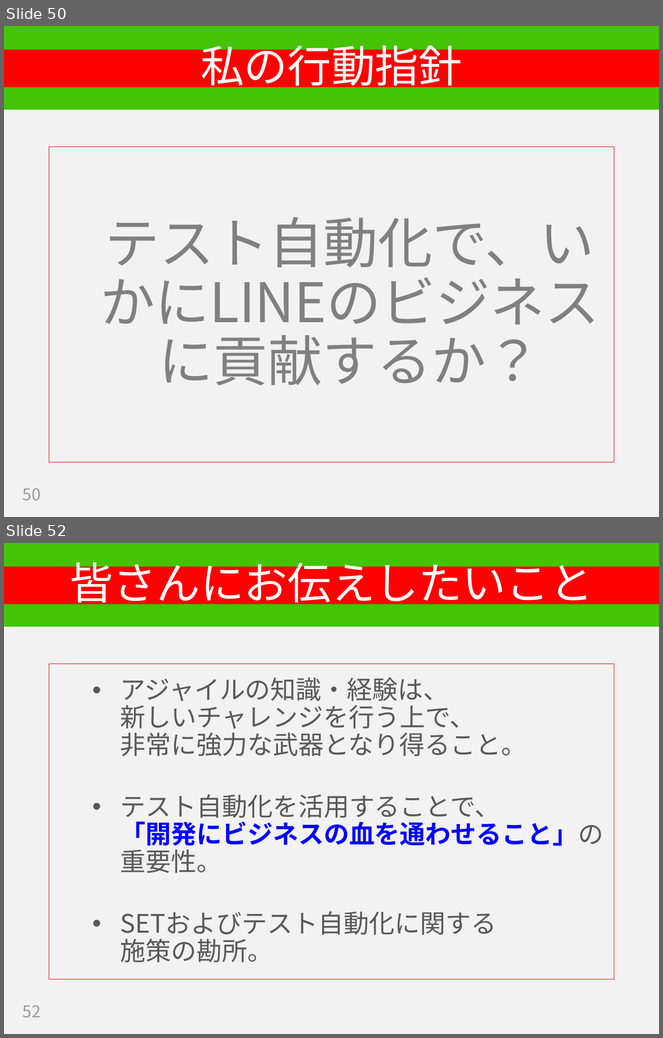
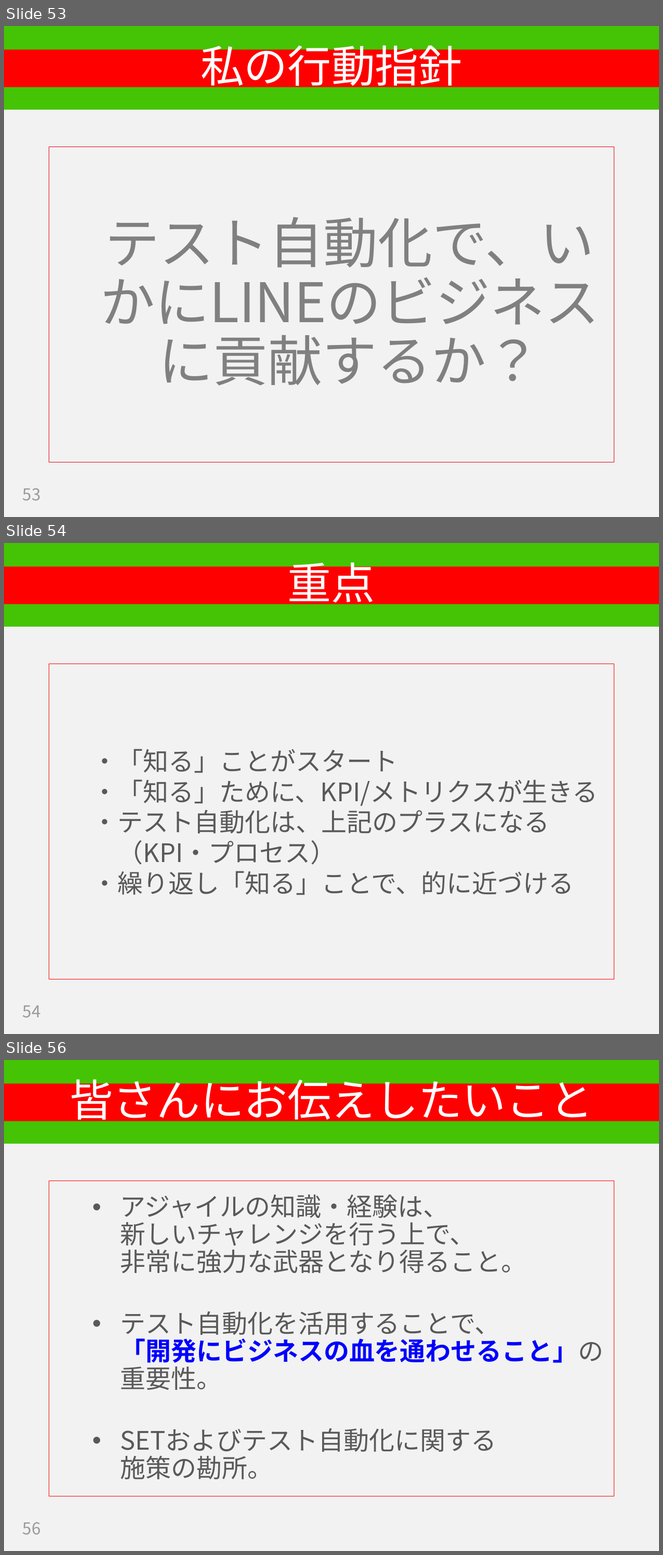
Before and after one commit to hageyahhoo/RSGT2018, a slide deck: SET_PO_ja.pptx. Shown one above the other, each under a label of ours: slides 50 and 52 before the commit, slides 53, 54 and 56 after it; the slides between them are not shown. The pictures are 663x1038 and 663x1555 pixels, drawn with LibreOffice and Linux fonts; fonts in the diff are those of the drawing. Boxes give left, top, right and bottom in pixels: in the first picture for what was removed or moved away, otherwise in the second. Text is boxed around its words. In the diff, an @@ line names an element or a change of style, - is before the commit and + after.

```diff
--- a/SET_PO_ja.pptx
+++ b/SET_PO_ja.pptx
@@ slide 54 added at (x1=4, y1=543, x2=659, y2=1034), background #F2F2F2; not listed: 1 template element that a slide beside it also shows @@
@@ title added at (x1=4, y1=566, x2=659, y2=604), fill #FF0000, 48 pt, text #FFFFFF @@
+重点
@@ text added at (x1=49, y1=664, x2=614, y2=980), outline #FF0000 0.75 pt, 28 pt, text #595959 @@
+  ・「知る」ことがスタート
+  ・「知る」ために、KPI/メトリクスが生きる
+  ・テスト自動化は、上記のプラスになる
+  （KPI・プロセス）
+  ・繰り返し「知る」ことで、的に近づける
@@ page number added at (x1=23, y1=1006, x2=41, y2=1018), 18 pt, text #9B9B9B @@
+54
@@ what was slide 50 is now slide 53 @@
@@ page number at (x1=23, y1=489, x2=41, y2=501): text changed @@
-50
+53
@@ what was slide 52 is now slide 56 @@
@@ page number at (x1=23, y1=1522, x2=41, y2=1535): text changed @@
-52
+56
```
Also in this commit, not shown: 11 slides changed, 5 other slides added, 3 slides removed.
